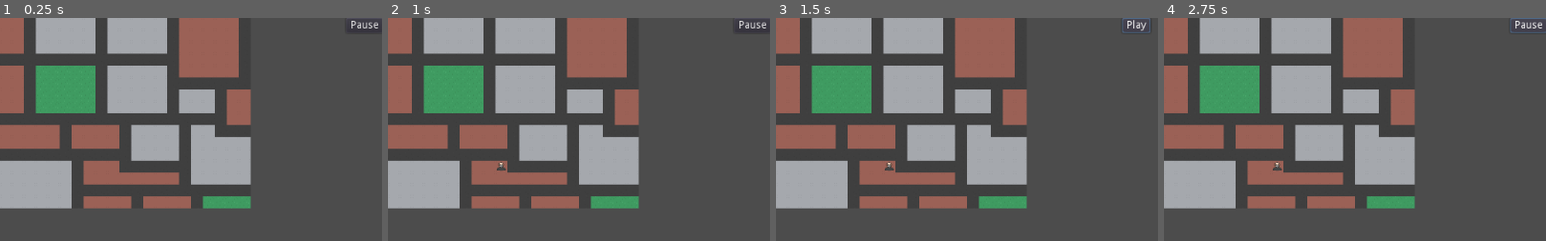
Above: before the commit, frames 1-4 (left to right).
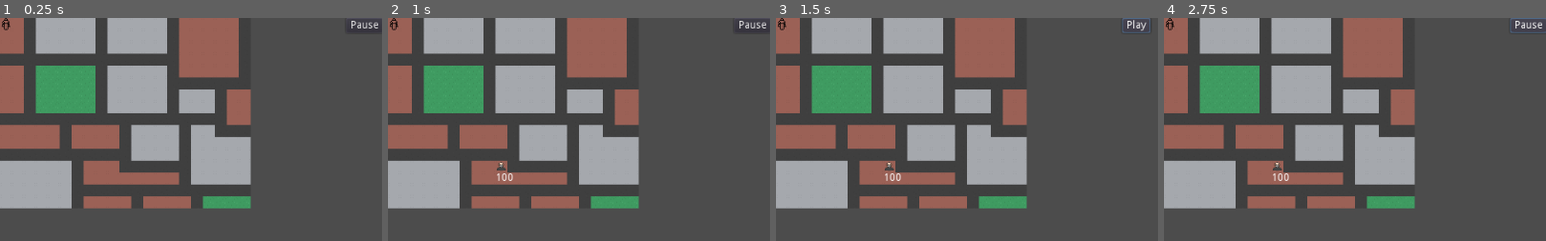
Above: after the commit, the same moments.

Repository: rachd/superhero-dispatcher
Game: Godot game, scene res://Main.tscn
Same seed, same stepped clock (60 frames per second), same inputs: the game is played once before the commit and once after it.
Inputs (mouse positions are % of the whole screen's width and height, from its top left):
- Up to frame 1 (0.25 s): no input
- Up to frame 2 (1 s): tap Enter at 0.5 s; move the mouse to (72, 45) at 0.52 s; click (72, 45) at 0.67 s
- Up to frame 3 (1.5 s): click "Pause" at 1.25 s
- Up to frame 4 (2.75 s): click "Play" at 2 s
The pictures show only the part of the screen within x 0-50%, y 0-50%; the shares and areas given below are measured in that part.

The runs differ from the first frame. In frame 1, less than 0.1% of the frame differs, in the area x 0-3%, y 0-6%; in frame 2, 0.1%, in the area x 0-33%, y 0-74%; in frame 3, 0.1%; in frame 4, 0.1%.

Commit message:
move hero to villain

Diff:
--- /dev/null
+++ b/ClickHandler.gd
@@ -0,0 +1,5 @@
+extends Area2D
+
+func _input_event(viewport, event, shape_idx):
+	if event is InputEventMouseButton and event.button_index == BUTTON_LEFT and event.pressed:
+		get_parent().on_click()
--- /dev/null
+++ b/Hero.gd
@@ -0,0 +1,35 @@
+extends KinematicBody2D
+
+var direction : Vector2 = Vector2.ZERO
+var speed = 25
+var target_position: Vector2
+
+signal hero_selected(hero)
+
+func pause(isPaused):
+	if isPaused:
+		speed = 0
+	else:
+		speed = 25
+
+func on_click():
+	emit_signal("hero_selected", self)
+
+func _ready():
+	target_position = position
+	self.connect("hero_selected", get_node("/root/Main"), "_on_Hero_clicked")
+
+func move_to_Villain(villain):
+	var relative_position = villain.position - position
+	if relative_position.length() <= 4:
+		direction = Vector2.ZERO
+		target_position = position
+	else:
+		direction = relative_position.normalized()
+		target_position = villain.position
+
+func _physics_process(delta):
+	var relative_position = target_position - position
+	if relative_position.length() > 4:
+		var movement = direction * speed * delta
+		move_and_collide(movement)
--- /dev/null
+++ b/Hero.tscn
@@ -0,0 +1,27 @@
+[gd_scene load_steps=5 format=2]
+
+[ext_resource path="res://assets/superhero.png" type="Texture" id=1]
+[ext_resource path="res://Hero.gd" type="Script" id=2]
+[ext_resource path="res://ClickHandler.gd" type="Script" id=3]
+
+[sub_resource type="RectangleShape2D" id=2]
+extents = Vector2( 8, 8 )
+
+[node name="Hero" type="KinematicBody2D"]
+script = ExtResource( 2 )
+
+[node name="Sprite" type="Sprite" parent="."]
+position = Vector2( 8, 8 )
+scale = Vector2( 0.03125, 0.03125 )
+texture = ExtResource( 1 )
+
+[node name="CollisionShape2D" type="CollisionShape2D" parent="."]
+position = Vector2( 8, 8 )
+shape = SubResource( 2 )
+
+[node name="Area2D" type="Area2D" parent="."]
+script = ExtResource( 3 )
+
+[node name="CollisionShape2D2" type="CollisionShape2D" parent="Area2D"]
+position = Vector2( 8, 8 )
+shape = SubResource( 2 )
--- a/Main.gd
+++ b/Main.gd
@@ -2,6 +2,8 @@
 
 var score
 var tilemap
+
+var selected_hero = null
 
 func _ready():
 	tilemap = get_node("/root/Main/TownTileMap")
@@ -12,3 +14,12 @@
 
 func _on_HUD_pause_game(isPaused):
 	$VillainSpawner.pause(isPaused)
+	$Hero.pause(isPaused)
+
+func _on_Hero_clicked(hero):
+	selected_hero = hero
+
+func _on_Villain_clicked(villain):
+	if selected_hero:
+		selected_hero.move_to_Villain(villain)
+		selected_hero = null
--- a/Main.tscn
+++ b/Main.tscn
@@ -1,9 +1,10 @@
-[gd_scene load_steps=5 format=2]
+[gd_scene load_steps=6 format=2]
 
 [ext_resource path="res://Main.gd" type="Script" id=1]
 [ext_resource path="res://Hud.tscn" type="PackedScene" id=2]
 [ext_resource path="res://VillainSpawner.tscn" type="PackedScene" id=3]
 [ext_resource path="res://Town.tscn" type="PackedScene" id=4]
+[ext_resource path="res://Hero.tscn" type="PackedScene" id=5]
 
 [node name="Main" type="Node"]
 script = ExtResource( 1 )
@@ -14,4 +15,6 @@
 [node name="HUD" parent="." instance=ExtResource( 2 )]
 
 [node name="VillainSpawner" parent="." instance=ExtResource( 3 )]
+
+[node name="Hero" parent="." instance=ExtResource( 5 )]
 [connection signal="pause_game" from="HUD" to="." method="_on_HUD_pause_game"]
--- a/Villain.gd
+++ b/Villain.gd
@@ -1,8 +1,12 @@
 extends Node2D
 
 export var damage = 100
+export var max_health = 100
+
+var current_health = max_health
 
 signal do_damage(damage)
+signal villain_selected(villain)
 
 func do_damage():
 	var position = self.position
@@ -11,12 +15,20 @@
 	var cell_type_id = tilemap.get_cellv(cell_coord)
 	emit_signal("do_damage", damage, cell_type_id)
 
+func take_damage(damage):
+	current_health -= damage
+	$Label.text = current_health
+
 func _on_DamageTimer_timeout():
 	do_damage()
 
 func pause(isPaused):
 	$DamageTimer.set_paused(isPaused)
 
+func on_click():
+	emit_signal("villain_selected", self)
+
 func spawn():
 	self.connect("do_damage", get_node("/root/Main"), "_on_Villain_do_damage")
+	self.connect("villain_selected", get_node("/root/Main"), "_on_Villain_clicked")
 	$DamageTimer.start()
--- a/Villain.tscn
+++ b/Villain.tscn
@@ -1,15 +1,16 @@
-[gd_scene load_steps=4 format=2]
+[gd_scene load_steps=5 format=2]
 
 [ext_resource path="res://Villain.gd" type="Script" id=1]
 [ext_resource path="res://assets/kidnapper+thief+villain+icon-1320166693308723657_32.png" type="Texture" id=2]
+[ext_resource path="res://ClickHandler.gd" type="Script" id=3]
 
 [sub_resource type="RectangleShape2D" id=1]
 extents = Vector2( 8, 8 )
 
-[node name="Villain" type="KinematicBody2D"]
+[node name="Villain" type="Node2D"]
 script = ExtResource( 1 )
 
-[node name="Sprite" type="Sprite" parent="."]
+[node name="VillainSprite" type="Sprite" parent="."]
 position = Vector2( 8, 8 )
 scale = Vector2( 0.5, 0.5 )
 texture = ExtResource( 2 )
@@ -19,4 +20,20 @@
 [node name="CollisionShape2D" type="CollisionShape2D" parent="."]
 position = Vector2( 8, 8 )
 shape = SubResource( 1 )
+
+[node name="Label" type="Label" parent="."]
+margin_top = 16.0
+margin_right = 24.0
+margin_bottom = 30.0
+text = "100"
+__meta__ = {
+"_edit_use_anchors_": false
+}
+
+[node name="Area2D" type="Area2D" parent="."]
+script = ExtResource( 3 )
+
+[node name="CollisionShape2D2" type="CollisionShape2D" parent="Area2D"]
+position = Vector2( 8, 8 )
+shape = SubResource( 1 )
 [connection signal="timeout" from="DamageTimer" to="." method="_on_DamageTimer_timeout"]
--- a/VillainSpawner.gd
+++ b/VillainSpawner.gd
@@ -38,7 +38,7 @@
 	if villain_count < max_villains:
 		instance_villain()
 		villain_count += 1
-		$Timer.start(rng.randi_range(30, 120))
+		$Timer.start(rng.randi_range(5, 10))
 
 func pause(isPaused):
 	$Timer.set_paused(isPaused)
Binary file removed: assets/kidnapper+thief+villain+icon-1320166693308723657_16.png
Binary file added: assets/superhero.png
Not shown, changed: assets/superhero.png.import
